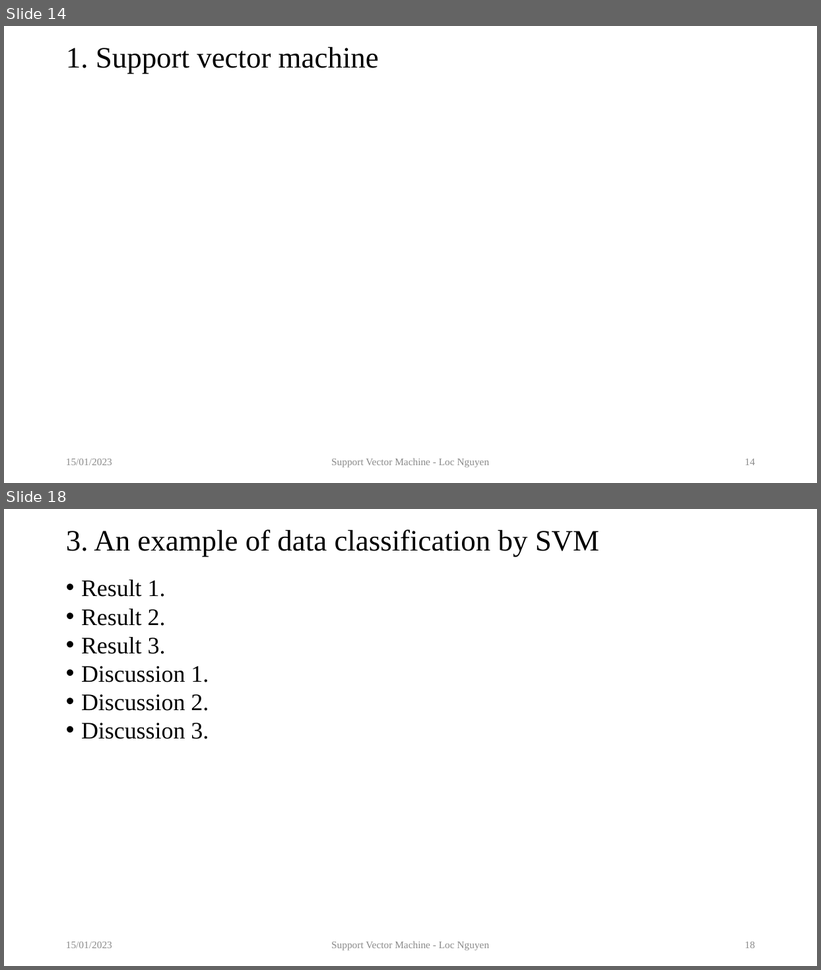
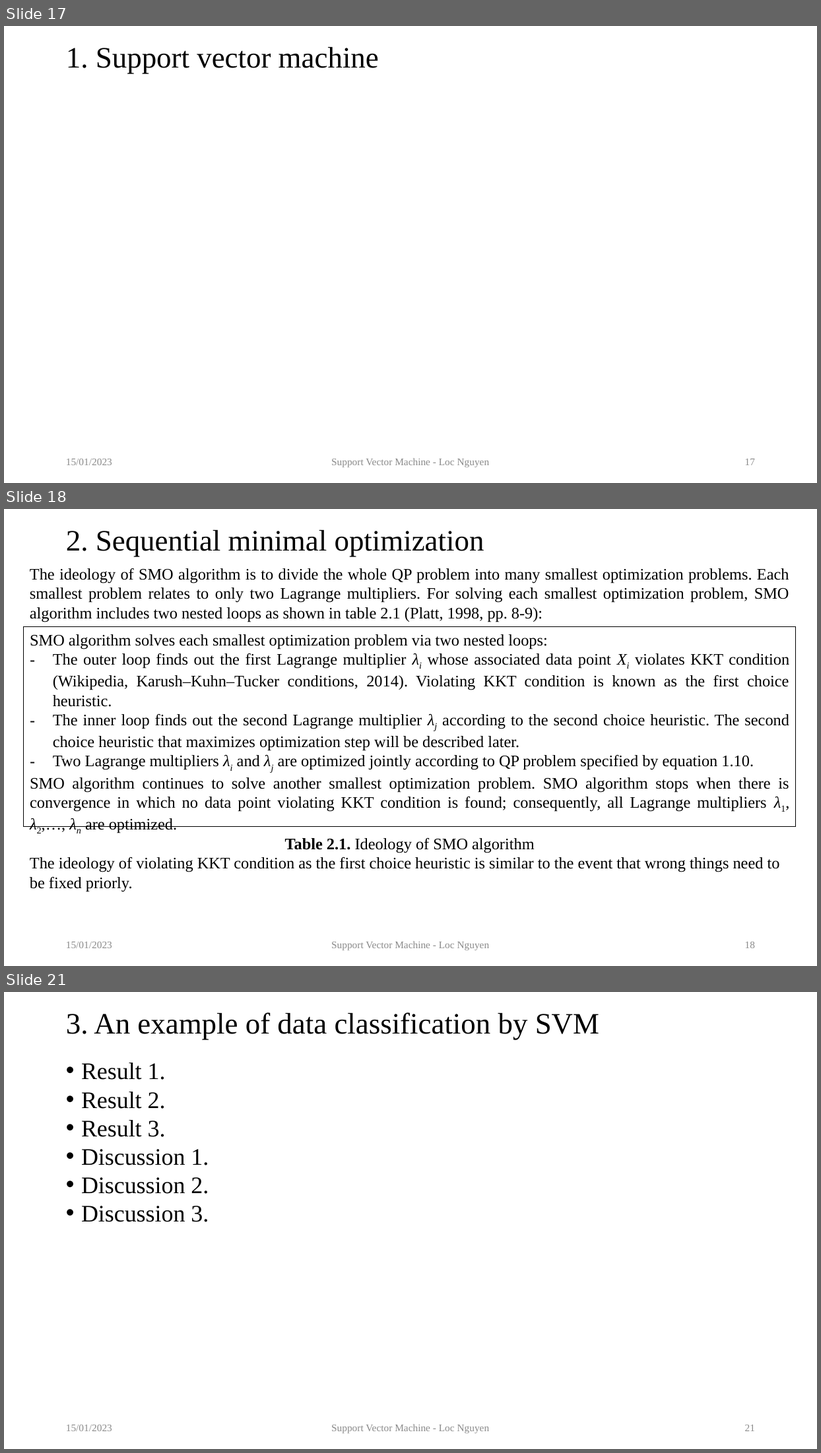
Before and after one commit to sciencepg/global-optimization, a slide deck: 09.TutorialOnSVM/artifact/TutorialOnSVM.pptx. Shown one above the other, each under a label of ours: slides 14 and 18 before the commit, slides 17, 18 and 21 after it; the slides between them are not shown. The pictures are 821x970 and 821x1453 pixels, drawn with LibreOffice and Linux fonts; fonts in the diff are those of the drawing; grey boxes stand for pictures. Boxes give left, top, right and bottom in pixels: in the first picture for what was removed or moved away, otherwise in the second. Text is boxed around its words. In the diff, an @@ line names an element or a change of style, - is before the commit and + after.

```diff
--- a/09.TutorialOnSVM/artifact/TutorialOnSVM.pptx
+++ b/09.TutorialOnSVM/artifact/TutorialOnSVM.pptx
@@ slide 18 added at (x1=4, y1=509, x2=817, y2=966), background #FFFFFF @@
@@ title added at (x1=66, y1=529, x2=484, y2=557), 35 pt, text #000000 @@
+2. Sequential minimal optimization
@@ text added at (x1=30, y1=568, x2=789, y2=622), 19 pt, text #000000 @@
+The ideology of SMO algorithm is to divide the whole QP problem into many smallest optimization problems. Each smallest problem relates to only two Lagrange multipliers. For solving each smallest optimization problem, SMO algorithm includes two nested loops as shown in table 2.1 (Platt, 1998, pp. 8-9):
@@ text added at (x1=24, y1=626, x2=796, y2=827), outline #000000 0.75 pt, 19 pt, text #000000 @@
+SMO algorithm solves each smallest optimization problem via two nested loops:
+– The outer loop finds out the first Lagrange multiplier λi whose associated data point Xi violates KKT condition (Wikipedia, Karush–Kuhn–Tucker conditions, 2014). Violating KKT condition is known as the first choice heuristic.
+– The inner loop finds out the second Lagrange multiplier λj according to the second choice heuristic. The second choice heuristic that maximizes optimization step will be described later.
+– Two Lagrange multipliers λi and λj are optimized jointly according to QP problem specified by equation 1.10.
+SMO algorithm continues to solve another smallest optimization problem. SMO algorithm stops when there is convergence in which no data point violating KKT condition is found; consequently, all Lagrange multipliers λ1, λ2,…, λn are optimized.
@@ text added at (x1=30, y1=838, x2=780, y2=892), 19 pt, text #000000 @@
+Table 2.1. Ideology of SMO algorithm
+The ideology of violating KKT condition as the first choice heuristic is similar to the event that wrong things need to be fixed priorly.
@@ text added at (x1=66, y1=942, x2=112, y2=949), 12 pt, text #8C8C8C @@
+15/01/2023
@@ text added at (x1=331, y1=941, x2=490, y2=951), 12 pt, text #8C8C8C @@
+Support Vector Machine - Loc Nguyen
@@ page number added at (x1=745, y1=942, x2=755, y2=949), 12 pt, text #8C8C8C @@
+18
@@ what was slide 14 is now slide 17 @@
@@ page number at (x1=745, y1=459, x2=755, y2=466): text changed @@
-14
+17
@@ what was slide 18 is now slide 21 @@
@@ page number at (x1=745, y1=1425, x2=755, y2=1432): text changed @@
-18
+21
```
Also in this commit, not shown: 1 slide changed, 2 other slides added, 1 other file.
